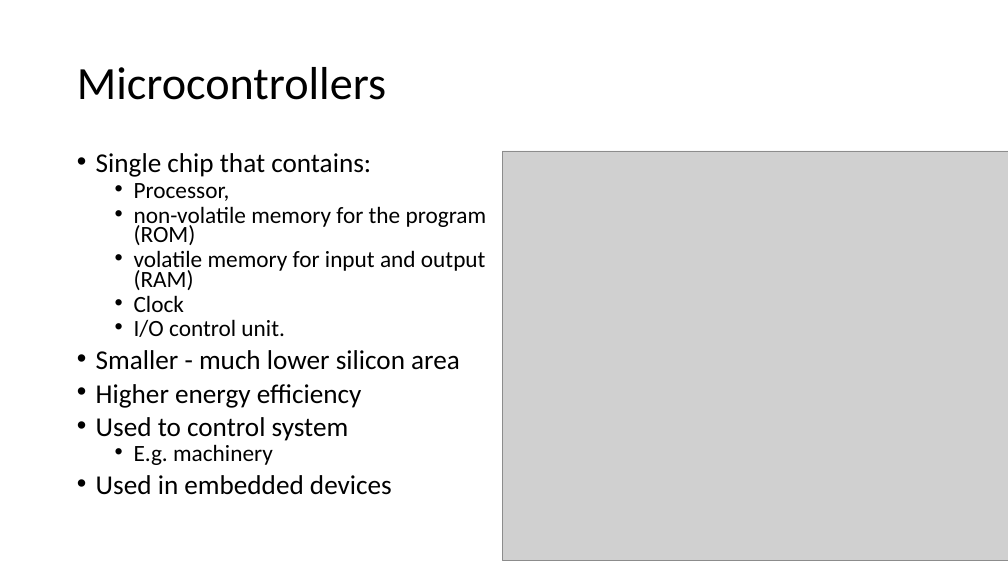
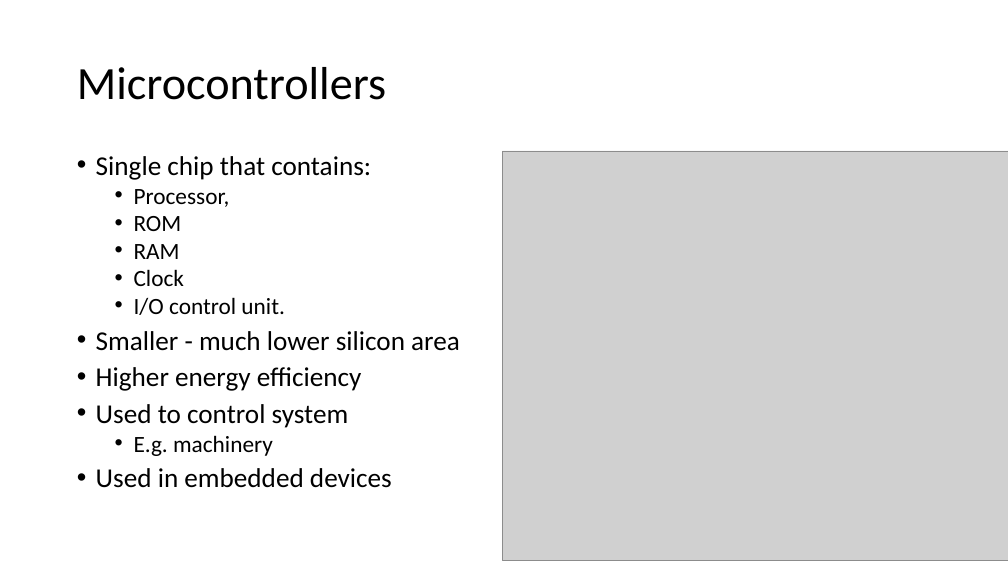
Before and after one commit to vcboy1/Leeds, a slide deck: slide 31 of 26fall/1860/Lecture/Week1/Lecture 1.1.2.pptx. Drawn at 1008x567 pixels with LibreOffice and Linux fonts; fonts in the diff are those of the drawing; grey boxes stand for pictures; background and template pictures are left out. Boxes give left, top, right and bottom in pixels: in the first picture for what was removed or moved away, otherwise in the second. Text is boxed around its words. In the diff, an @@ line names an element or a change of style, - is before the commit and + after.

Commit message:
add embedded systems

```diff
--- a/26fall/1860/Lecture/Week1/Lecture 1.1.2.pptx
+++ b/26fall/1860/Lecture/Week1/Lecture 1.1.2.pptx
@@ text at [96,156,460,488]: line spacing 0.7 to 0.8 @@
@@ text at [134,216,182,259]: text changed @@
-  • non-volatile memory for the program (ROM)
-  • volatile memory for input and output (RAM)
+  • ROM
+  • RAM
```
Also in this commit, not shown: 2 other slides changed, 10 other files.
